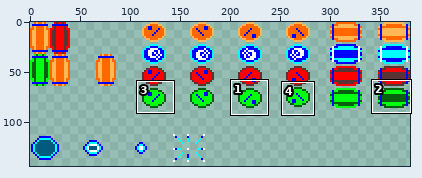
One commit to this sprite sheet: assets/sprites/barrel_sheet.png. The first picture is a wide view before the edit; the outline marks the close-up.
Close-up. Earlier state:
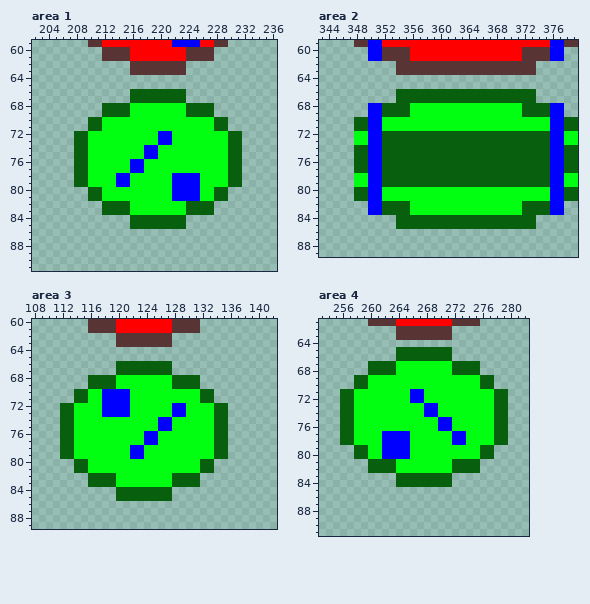
The file is 380x221 pixels. Shown: area 1: x 202..236, y 59..91; area 2: x 343..379, y 59..89; area 3: x 108..142, y 60..89; area 4: x 253..282, y 61..91. The wide view leaves out empty margins. The commit also changed other parts of the picture, which this record leaves out.
And afterwards:
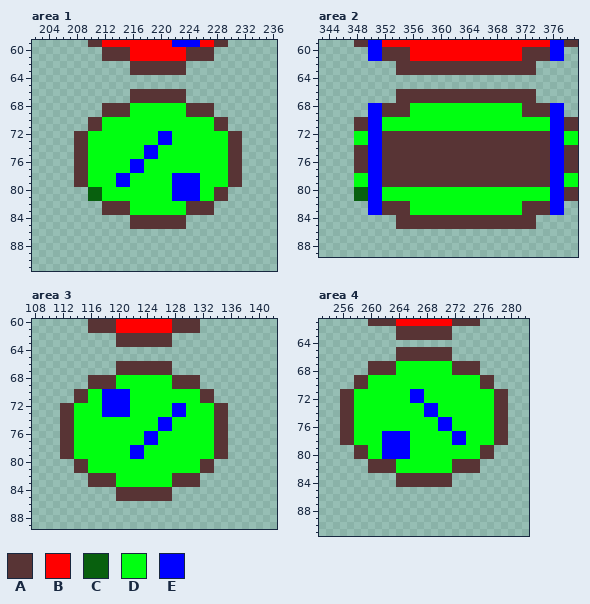
Palette (. is transparent): A #583435  B #ff0000  C #08600e  D #00ff11  E #0000ff
Edits made:
Area 1:
y 66..67: x 216..223 CCCCCCCC -> AAAAAAAA
y 68..69: x 212..215 CCCC -> AAAA; x 224..227 CCCC -> AAAA
y 70..71: x 210..211 CC -> AA; x 228..229 CC -> AA
y 72..79: x 208..209 CC -> AA; x 230..231 CC -> AA
y 80..81: x 228..229 CC -> AA
y 82..83: x 212..215 CCCC -> AAAA; x 224..227 CCCC -> AAAA
y 84..85: x 216..223 CCCCCCCC -> AAAAAAAA
Area 2:
y 66..67: x 354..373 CCCCCCCCCCCCCCCCCCCC -> AAAAAAAAAAAAAAAAAAAA
y 68..69: x 352..355 CCCC -> AAAA; x 372..375 CCCC -> AAAA
y 70..71: x 348..349 CC -> AA; x 378..379 CC -> AA
y 72..73: x 352..375 CCCCCCCCCCCCCCCCCCCCCCCC -> AAAAAAAAAAAAAAAAAAAAAAAA
y 74..77: x 348..349 CC -> AA; x 352..375 CCCCCCCCCCCCCCCCCCCCCCCC -> AAAAAAAAAAAAAAAAAAAAAAAA; x 378..379 CC -> AA
y 78..79: x 352..375 CCCCCCCCCCCCCCCCCCCCCCCC -> AAAAAAAAAAAAAAAAAAAAAAAA
y 80..81: x 378..379 CC -> AA
y 82..83: x 352..355 CCCC -> AAAA; x 372..375 CCCC -> AAAA
y 84..85: x 354..373 CCCCCCCCCCCCCCCCCCCC -> AAAAAAAAAAAAAAAAAAAA
Area 3:
y 66..67: x 120..127 CCCCCCCC -> AAAAAAAA
y 68..69: x 116..119 CCCC -> AAAA; x 128..131 CCCC -> AAAA
y 70..71: x 114..115 CC -> AA; x 132..133 CC -> AA
y 72..79: x 112..113 CC -> AA; x 134..135 CC -> AA
y 80..81: x 114..115 CC -> AA; x 132..133 CC -> AA
y 82..83: x 116..119 CCCC -> AAAA; x 128..131 CCCC -> AAAA
y 84..85: x 120..127 CCCCCCCC -> AAAAAAAA
Area 4:
y 65..66: x 264..271 CCCCCCCC -> AAAAAAAA
y 67..68: x 260..263 CCCC -> AAAA; x 272..275 CCCC -> AAAA
y 69..70: x 258..259 CC -> AA; x 276..277 CC -> AA
y 71..78: x 256..257 CC -> AA; x 278..279 CC -> AA
y 79..80: x 258..259 CC -> AA; x 276..277 CC -> AA
y 81..82: x 260..263 CCCC -> AAAA; x 272..275 CCCC -> AAAA
y 83..84: x 264..271 CCCCCCCC -> AAAAAAAA
Pixel boxes of the changes (left, top, right, bottom) in both close-ups:
changed: (74, 89, 242, 229)
changed: (354, 89, 578, 229)
changed: (60, 361, 228, 501)
changed: (340, 347, 508, 487)
